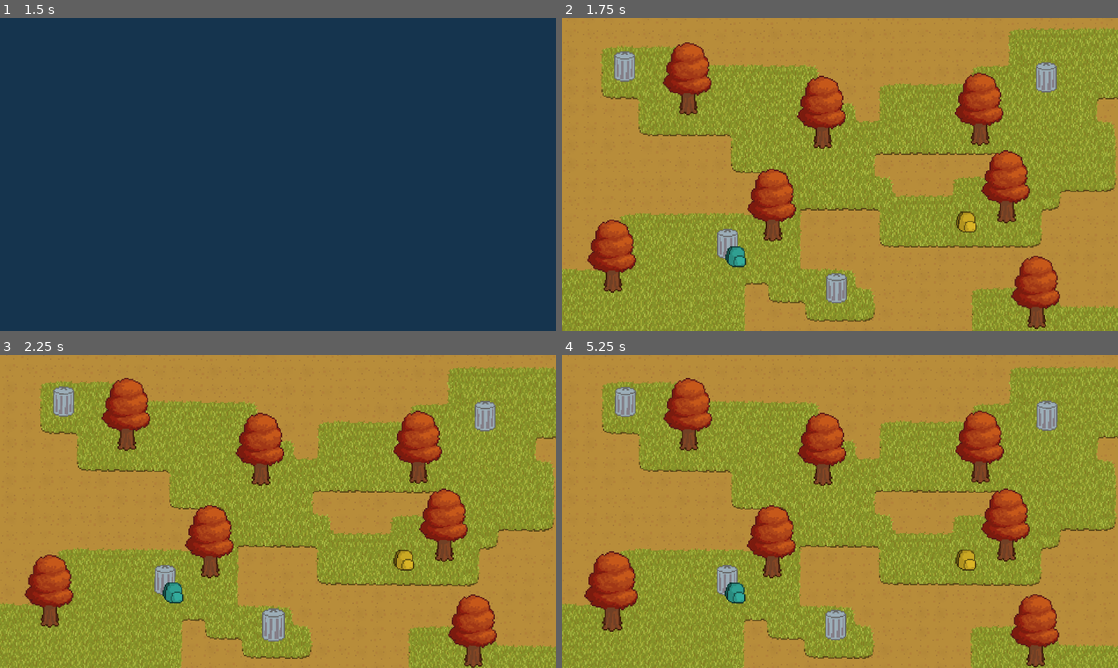
Above: before the commit, frames 1-4 (two rows, left to right).
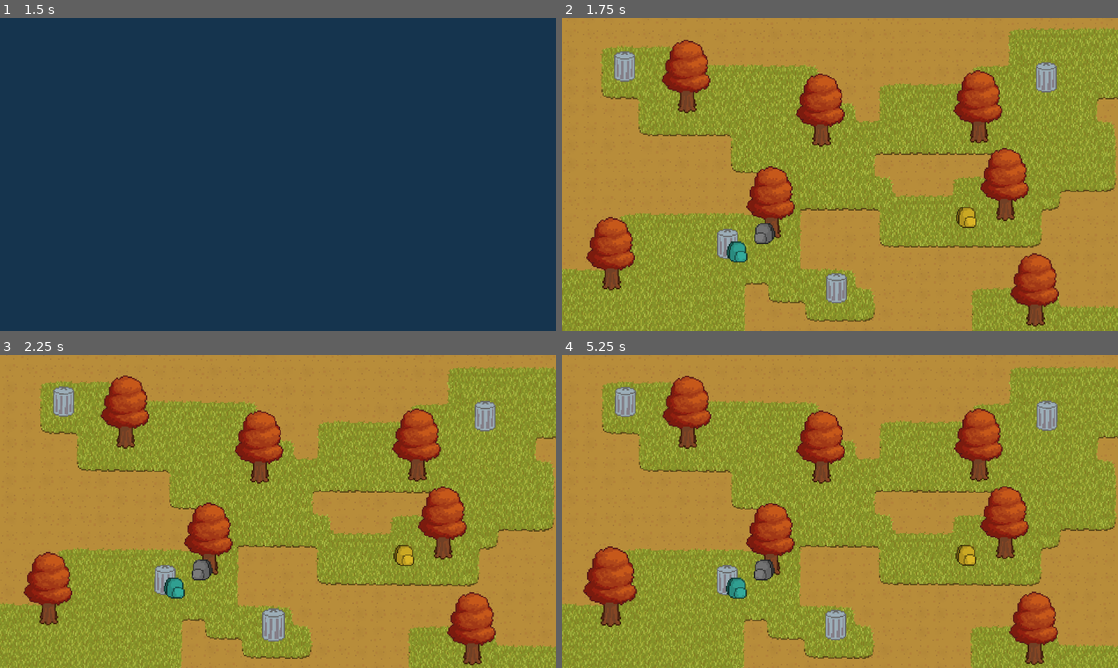
Above: after the commit, the same moments.

Repository: M5-Maniac/Hackathon-26
Game: Godot game, scene res://main_menu.tscn
Two runs of this game, one before a commit and one after it. Both use one fixed random seed, a clock stepped at 60 frames per second and the inputs below.
Inputs (mouse positions are in pixels of both pictures, inside the frame that each line leads up to):
- Up to frame 1 (1.5 s): click "PLAY" at 0.5 s; tap Enter at 1.25 s; move the mouse to (400, 158) at 1.27 s
- Up to frame 2 (1.75 s): no input
- Up to frame 3 (2.25 s): move the mouse to (272, 624) at 2.02 s
- Up to frame 4 (5.25 s): move the mouse to (623, 401) at 2.77 s; move the mouse to (1045, 414) at 3.52 s; move the mouse to (728, 583) at 4.27 s; move the mouse to (612, 580) at 5.02 s

Frame 1 is identical in both runs. In frame 2, 3.5% of the frame differs, in the area x 4-90%, y 6-100%; in frame 3, 3.5%; in frame 4, 3.9%, in the area x 3-90%, y 6-100%.

Commit message:
Y-sorting, h-flip option
Can horizontally flip items through the inspector using code.

Diff:
--- a/memoryware/Levels/Level.tscn
+++ b/memoryware/Levels/Level.tscn
@@ -618,6 +618,7 @@
 tile_set = SubResource("TileSet_w2vy6")
 
 [node name="Props" type="Node2D" parent="." unique_id=873634840]
+y_sort_enabled = true
 script = ExtResource("2_q1ycg")
 
 [node name="Trashcan" parent="Props" unique_id=1453369605 instance=ExtResource("2_286st")]
@@ -633,29 +634,29 @@
 position = Vector2(-97, 60)
 
 [node name="Tree" parent="Props" unique_id=1845368906 instance=ExtResource("3_q1ycg")]
-position = Vector2(-197, 70)
+position = Vector2(-197, 89)
 
 [node name="Tree2" parent="Props" unique_id=1202050690 instance=ExtResource("3_q1ycg")]
-position = Vector2(-16, -54)
+position = Vector2(-16, -35)
 
 [node name="Tree3" parent="Props" unique_id=586540342 instance=ExtResource("3_q1ycg")]
-position = Vector2(120, -57)
+position = Vector2(120, -38)
 
 [node name="Tree4" parent="Props" unique_id=947244422 instance=ExtResource("3_q1ycg")]
-position = Vector2(-59, 26)
+position = Vector2(-59, 45)
 
 [node name="Tree5" parent="Props" unique_id=1908595584 instance=ExtResource("3_q1ycg")]
-position = Vector2(-132, -83)
+position = Vector2(-132, -64)
 
 [node name="Tree6" parent="Props" unique_id=362721989 instance=ExtResource("3_q1ycg")]
-position = Vector2(143, 10)
+position = Vector2(143, 29)
 
 [node name="Tree7" parent="Props" unique_id=1769880798 instance=ExtResource("3_q1ycg")]
-position = Vector2(169, 101)
+position = Vector2(169, 120)
 
 [node name="Backpack" parent="Props" unique_id=1511672953 instance=ExtResource("4_286st")]
 modulate = Color(0.4187358, 1.3928474, 1.2690654, 1)
-position = Vector2(-90, 67)
+position = Vector2(-89, 67)
 color = 4
 
 [node name="Backpack2" parent="Props" unique_id=1093478567 instance=ExtResource("4_286st")]
@@ -663,6 +664,10 @@
 position = Vector2(109, 37)
 color = 2
 
+[node name="Backpack3" parent="Props" unique_id=1251884088 instance=ExtResource("4_286st")]
+position = Vector2(-65, 51)
+flip_h = true
+
 [node name="Camera2D" type="Camera2D" parent="." unique_id=1154877549]
 ignore_rotation = false
 zoom = Vector2(4, 4)
--- a/memoryware/Props/Backpack.tscn
+++ b/memoryware/Props/Backpack.tscn
@@ -18,10 +18,11 @@
 color = 7
 
 [node name="Sprite" type="Sprite2D" parent="." unique_id=1416578921]
+position = Vector2(0, -4)
 texture = ExtResource("2_kh62e")
 
 [node name="Hitbox" type="Area2D" parent="." unique_id=735887491]
-position = Vector2(-1, 2)
+position = Vector2(-1, -2)
 rotation = -0.57560647
 
 [node name="CollisionShape2D" type="CollisionShape2D" parent="Hitbox" unique_id=1787395363]
--- a/memoryware/Props/Prop.gd
+++ b/memoryware/Props/Prop.gd
@@ -1,10 +1,11 @@
+@tool
 extends Node2D
  #classification
 enum objects { trash_can, backpack, tree }
 enum colors { red, orange, yellow, green, blue, purple, white, gray, black }
 @export var object = objects.trash_can
 @export var color = colors.blue
-
+@export var flip_h: bool = false
 @export var is_waldo: bool = false #is this an object the player is supposed to click?
 
 var prop_hitbox
@@ -20,6 +21,8 @@
 			prop_hitbox = child
 		if child.name == "Sprite":
 			prop_sprite = child
+			if flip_h:
+				child.flip_h = true
 
 
 	prop_hitbox.mouse_entered.connect(mouse_entered_hitbox)
@@ -33,8 +36,10 @@
 	if hovered:
 		get_viewport().set_input_as_handled()
 		scale = scale.move_toward(Vector2(1.1,1.1),0.025)
+		z_index = 1
 	else:
 		scale = scale.move_toward(Vector2(1,1),0.034)
+		z_index = 0
 
 func mouse_entered_hitbox() -> void:
 	hovered = true
--- a/memoryware/Props/Tree.tscn
+++ b/memoryware/Props/Tree.tscn
@@ -18,6 +18,7 @@
 script = ExtResource("1_icwj3")
 
 [node name="Sprite" type="Sprite2D" parent="." unique_id=173049501]
+position = Vector2(-1, -21)
 scale = Vector2(0.25, 0.25)
 texture = ExtResource("2_72j6q")
 region_enabled = true
@@ -25,6 +26,7 @@
 
 [node name="Hitbox" type="Area2D" parent="." unique_id=1872679400]
 y_sort_enabled = true
+position = Vector2(-1, -21)
 
 [node name="CollisionShape2D" type="CollisionShape2D" parent="Hitbox" unique_id=946686905]
 position = Vector2(1, -11)
